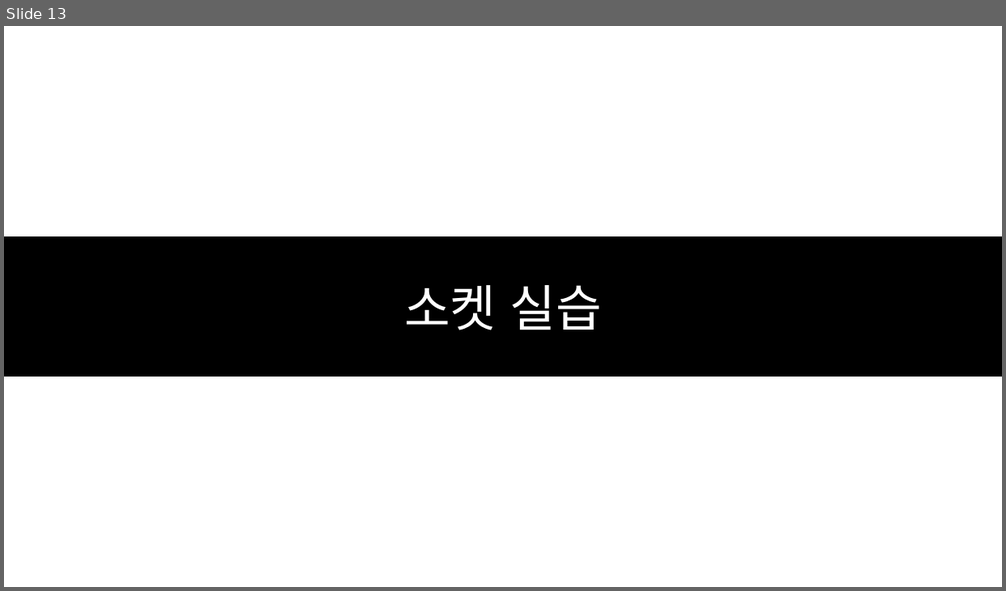
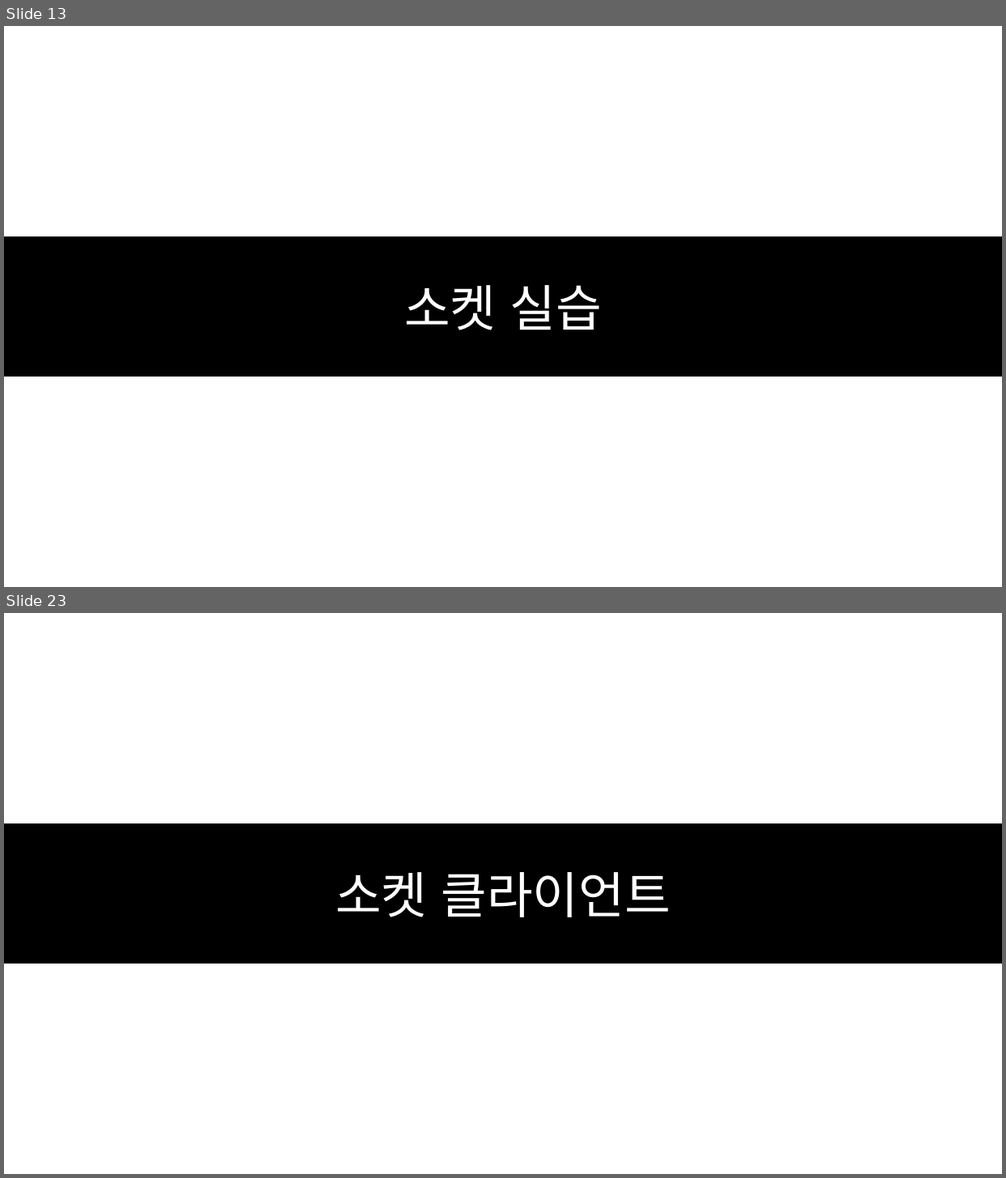
Before and after one commit to SEH00N/SDLU, a slide deck: ServerLecture/PT/2강 소켓 프로그래밍.pptx. Shown one above the other, each under a label of ours: slide 13 before the commit, slides 13 and 23 after it; the slides between them are not shown. The pictures are 1006x591 and 1006x1178 pixels, drawn with LibreOffice and Linux fonts; fonts in the diff are those of the drawing. Boxes give left, top, right and bottom in pixels: in the first picture for what was removed or moved away, otherwise in the second. Text is boxed around its words. In the diff, an @@ line names an element or a change of style, - is before the commit and + after.

```diff
--- a/ServerLecture/PT/2강 소켓 프로그래밍.pptx
+++ b/ServerLecture/PT/2강 소켓 프로그래밍.pptx
@@ slide 23 added at bbox=[4, 613, 1002, 1174], background #FFFFFF @@
@@ rectangle added at bbox=[4, 824, 1002, 963], fill #000000, outline #000000 1 pt, 48 pt, text #FFFFFF @@
+소켓 클라이언트
```
Also in this commit, not shown: 19 other slides added, 1 slide removed, 21 other files.
